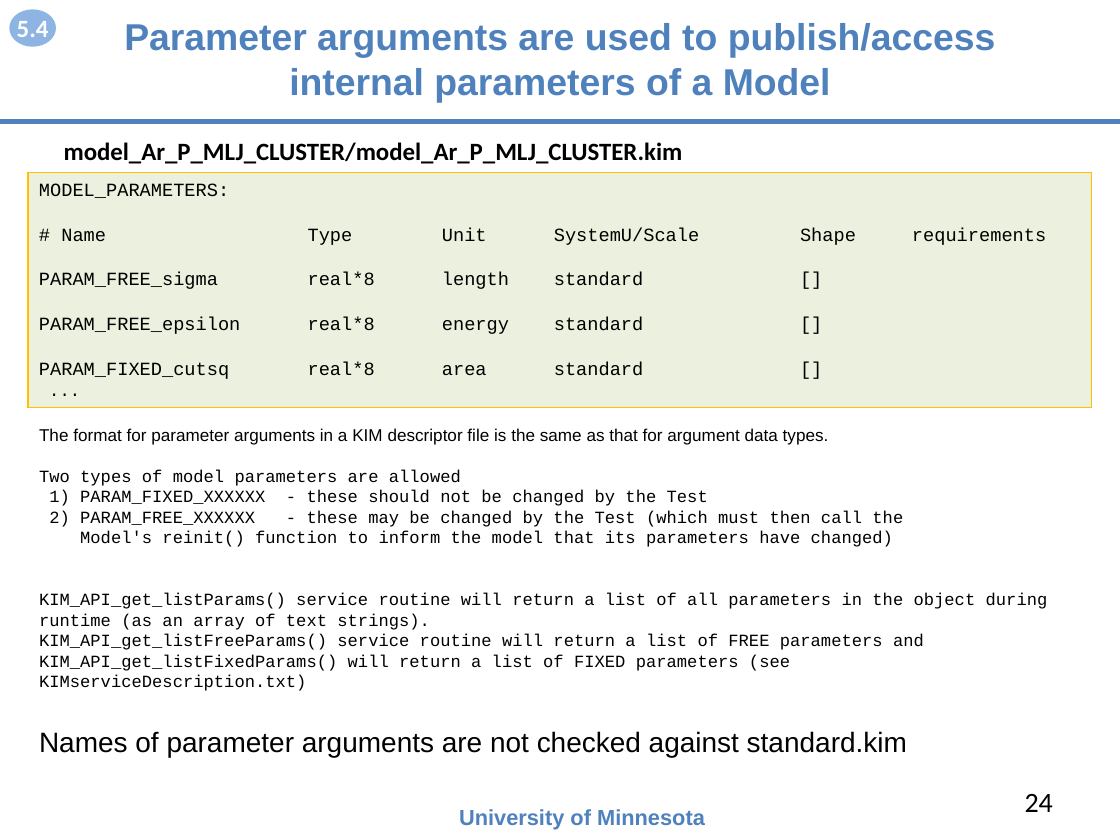
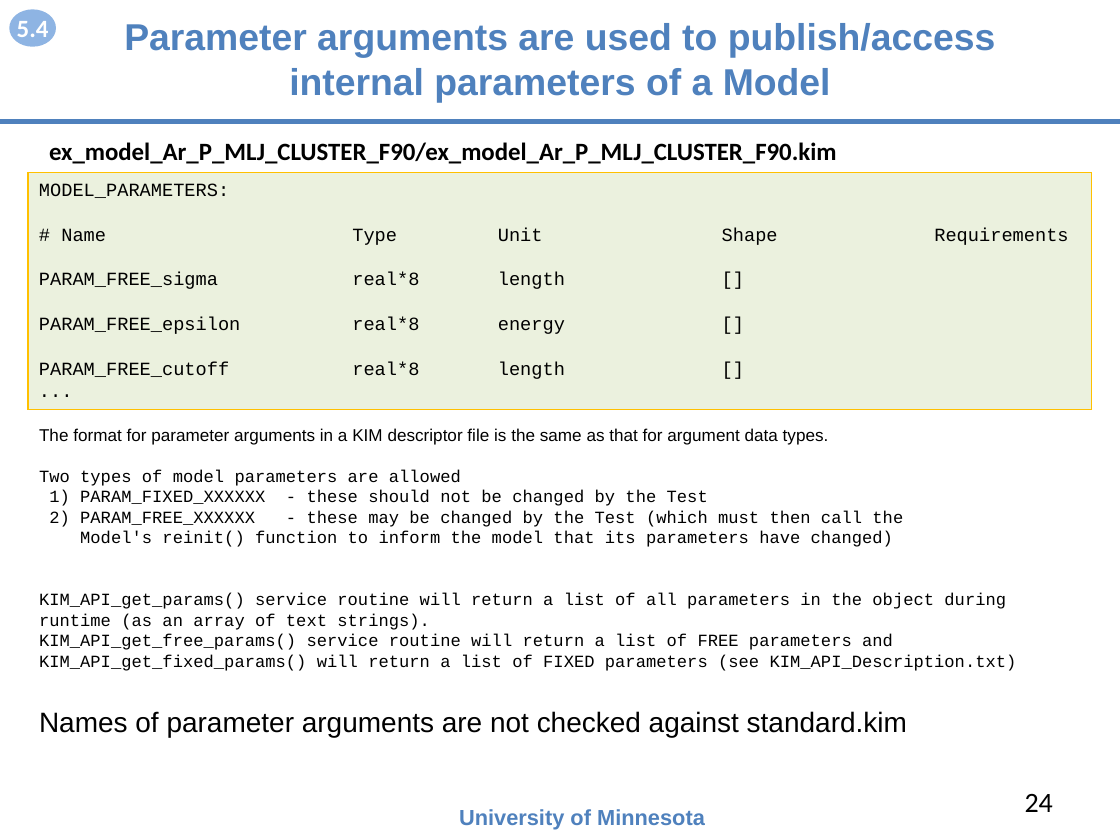
Before and after one commit to openkim/kim-api, a slide deck: slide 24 of DOCs/openkim-api-introduction.pptx. Drawn at 1120x840 pixels with LibreOffice and Linux fonts; fonts in the diff are those of the drawing. Boxes give left, top, right and bottom in pixels: in the first picture for what was removed or moved away, otherwise in the second. Text is boxed around its words. In the diff, an @@ line names an element or a change of style, - is before the commit and + after.

```diff
--- a/DOCs/openkim-api-introduction.pptx
+++ b/DOCs/openkim-api-introduction.pptx
@@ text at [49,142,837,164]: text changed @@
-model_Ar_P_MLJ_CLUSTER/model_Ar_P_MLJ_CLUSTER.kim
+ex_model_Ar_P_MLJ_CLUSTER_F90/ex_model_Ar_P_MLJ_CLUSTER_F90.kim
@@ rectangle "MODEL_PARAMETERS:" at [28,172,1092,410]: size 11 to 12 pt in "..." @@
@@ text in rectangle at [39,228,778,379]: text changed @@
-# Name Type Unit SystemU/Scale Shape requirements
-PARAM_FREE_sigma real*8 length standard []
-PARAM_FREE_epsilon real*8 energy standard []
-PARAM_FIXED_cutsq real*8 area standard []
+# Name Type Unit Shape Requirements
+PARAM_FREE_sigma real*8 length []
+PARAM_FREE_epsilon real*8 energy []
+PARAM_FREE_cutoff real*8 length []
@@ text at [39,592,1017,671]: text changed @@
-KIM_API_get_listParams() service routine will return a list of all parameters in the object during runtime (as an array of text strings).
-KIM_API_get_listFreeParams() service routine will return a list of FREE parameters and
-KIM_API_get_listFixedParams() will return a list of FIXED parameters (see KIMserviceDescription.txt)
+KIM_API_get_params() service routine will return a list of all parameters in the object during runtime (as an array of text strings).
+KIM_API_get_free_params() service routine will return a list of FREE parameters and
+KIM_API_get_fixed_params() will return a list of FIXED parameters (see KIM_API_Description.txt)
```
Also in this commit, not shown: 20 other slides changed, 2 slides added, 2 slides removed, 1 other file.
